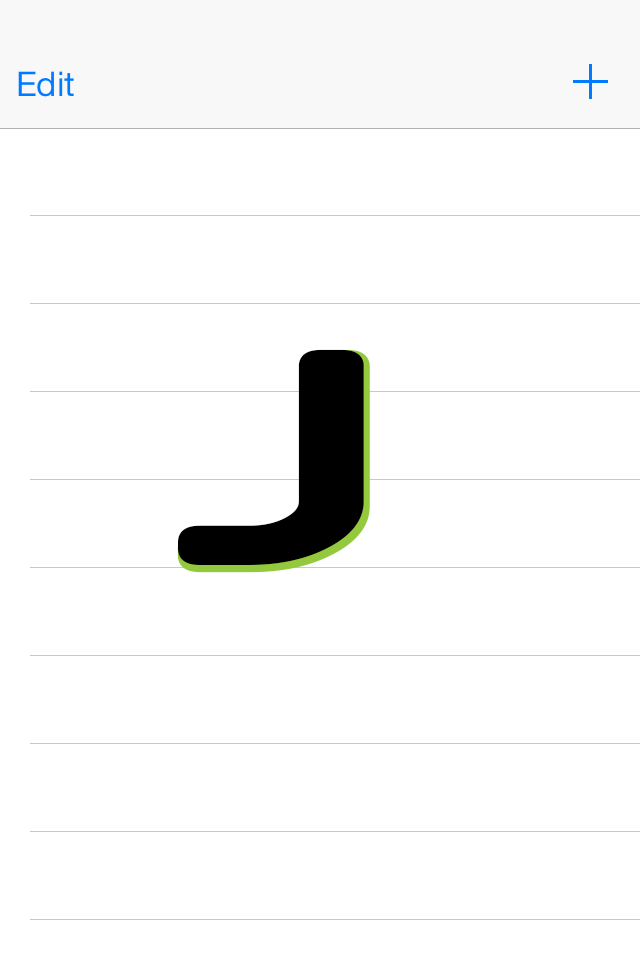
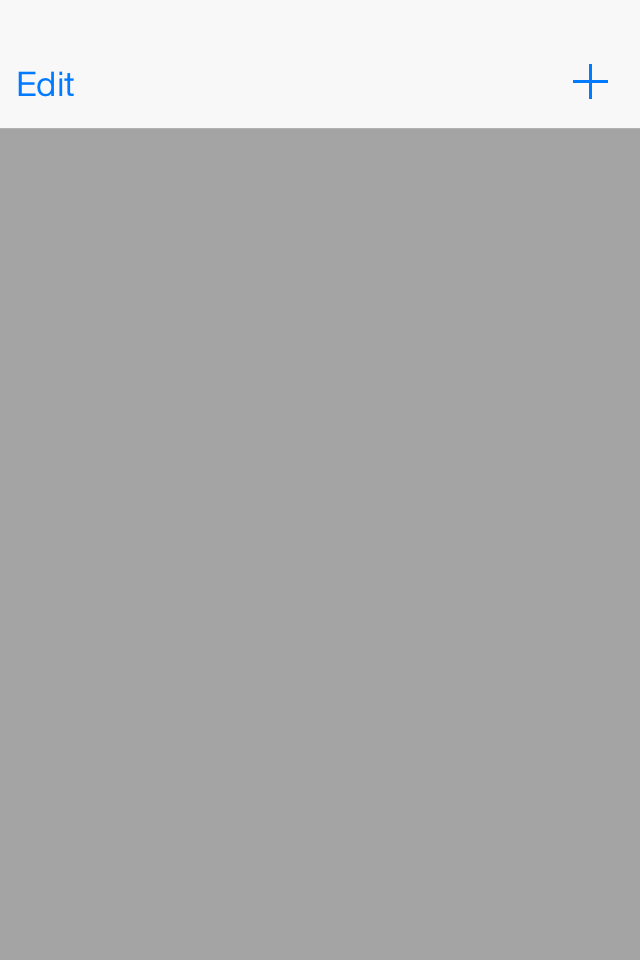
The second w=640, h=960 image is a revision of the first. Changes to its layers:
removed layer "J" (1st of 2) over [178,349,364,565]
removed layer "J" (2nd of 2) over [177,349,370,573]
added layer "Rectangle 5" above "Layer 1" over [0,129,640,960]
added layer "Rectangle 4" above "Rectangle 3" over [14,172,640,960]
